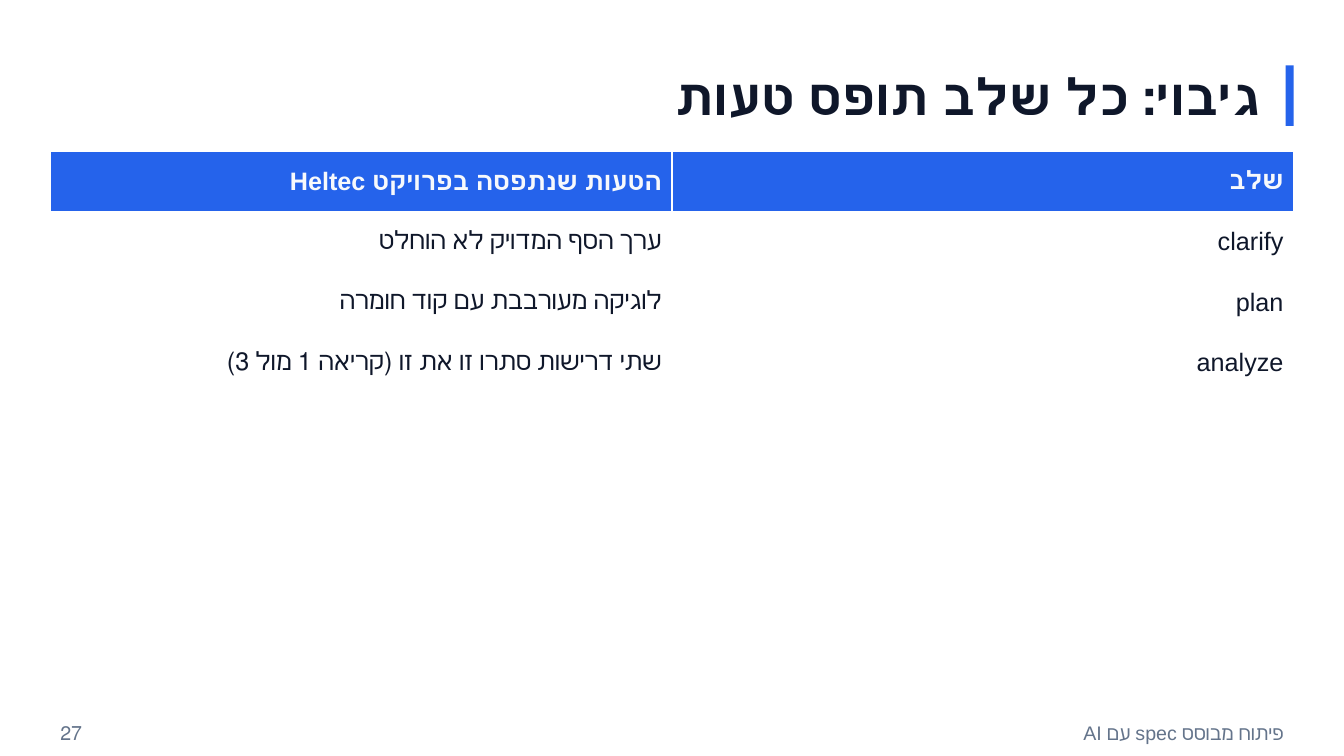
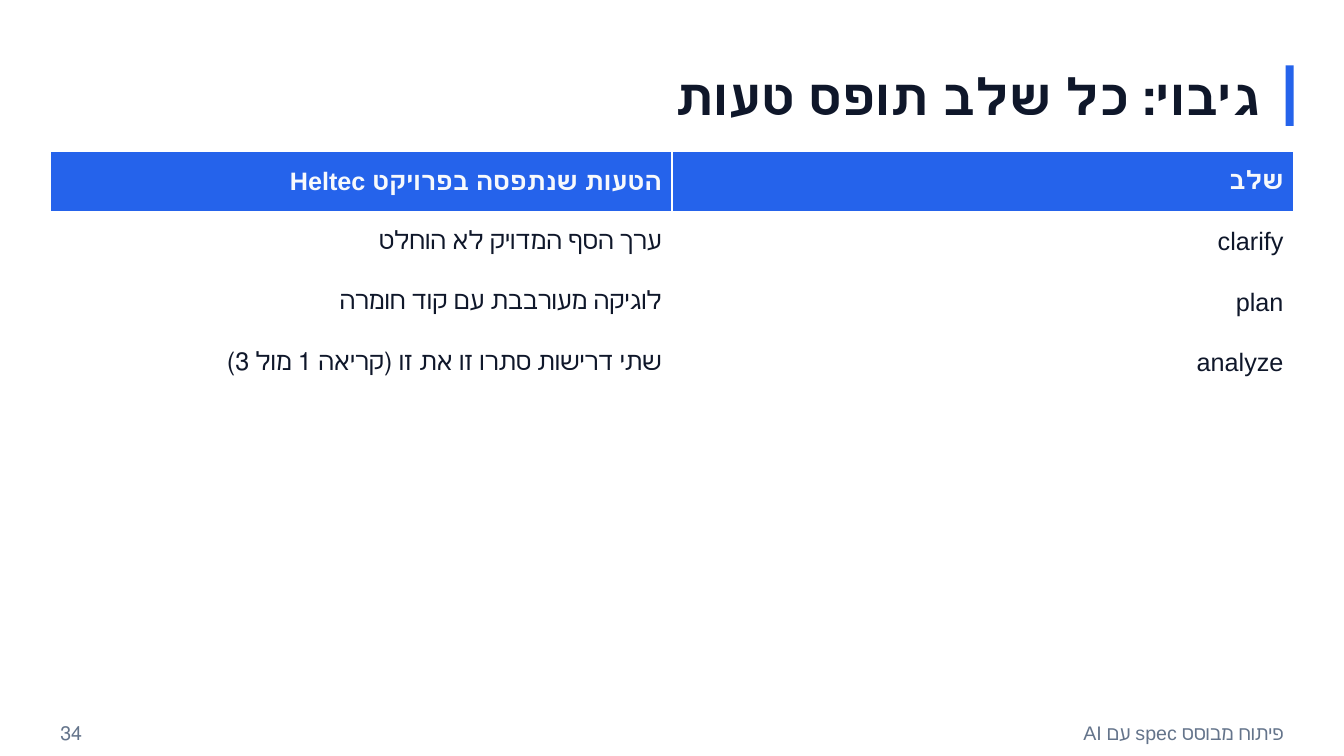
Before and after one commit to ronyronen/speckit-claude-presentation, a slide deck: slide 34 of presentation/speckit-workshop-he.pptx (slide 27 before the commit). Drawn at 1344x756 pixels with LibreOffice and Linux fonts; fonts in the diff are those of the drawing; background and template pictures are left out. Boxes give left, top, right and bottom in pixels: in the first picture for what was removed or moved away, otherwise in the second. Text is boxed around its words. In the diff, an @@ line names an element or a change of style, - is before the commit and + after.

```diff
--- a/presentation/speckit-workshop-he.pptx
+++ b/presentation/speckit-workshop-he.pptx
@@ text at (60,726,82,741): text changed @@
-27
+34
```
Also in this commit, not shown: 32 other slides changed, 7 slides added, 10 other files.
